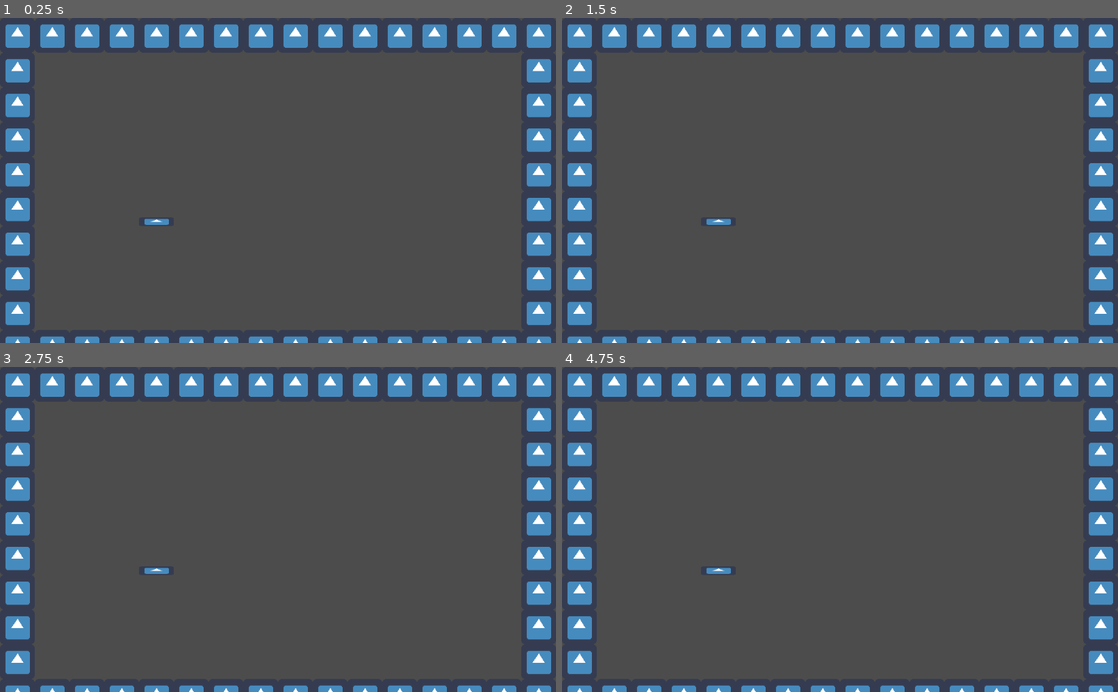
Above: before the commit, frames 1-4 (two rows, left to right).
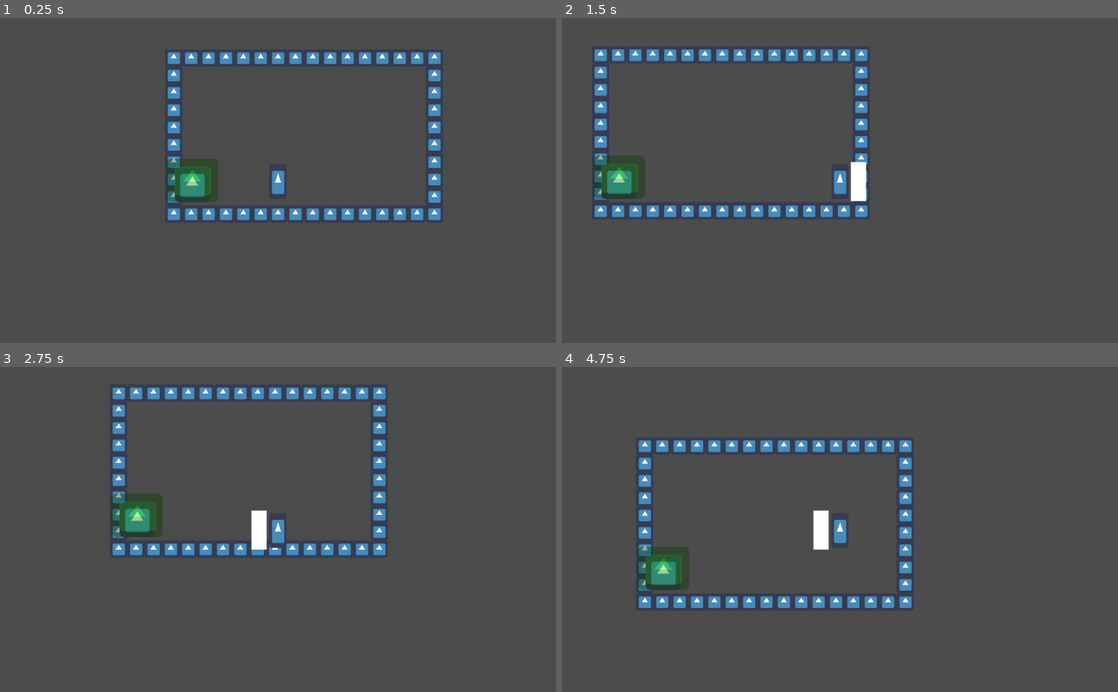
Above: after the commit, the same moments.

Repository: JacobMundy/06-Final-Project
Game: Godot game, scene res://TestingTileSet.tscn
Same seed, same stepped clock (60 frames per second), same inputs: the game is played once before the commit and once after it. This scene is started directly instead of the project's main scene. The engine's default icon, where the game draws it, is replaced by a stand-in: a white triangle on a blue panel in a dark square.
Inputs:
- Up to frame 1 (0.25 s): no input
- Up to frame 2 (1.5 s): hold D (Right) from 0.53 s (still down); tap J (Attack) at 0.6, 1.35 s; tap W (Jump) at 0.77 s
- Up to frame 3 (2.75 s): tap W (Jump) at 1.52 s; release D (Right) at 2.03 s; hold A (Left) from 2.03 s (still down); tap K (Shoot) at 2.1 s; tap J (Attack) at 2.3 s
- Up to frame 4 (4.75 s): release A (Left) at 2.78 s; hold D (Right) 2.78-4.28 s; tap J (Attack) at 2.85, 3.6, 4.55 s; tap W (Jump) at 3.02, 3.77, 4.52 s; hold A (Left) from 4.28 s (still down); tap K (Shoot) at 4.35 s

The runs differ from the first frame. In frame 1, 17% of the frame differs, in the area x 1-100%, y 1-100%; in frame 2, 17%; in frame 3, 16%; in frame 4, 17%.
Error before the commit: Invalid get index 'direction' (on base: 'null instance'). (res://Global.gd:15)

Commit message:
Dragon and Shield

Diff:
--- a/Game/Arrow/Arrow.gd
+++ b/Game/Arrow/Arrow.gd
@@ -12,5 +12,7 @@
 
 func _on_Area2D_body_entered(body):
 	if body.name != "Player" and body.name != "Arrow":
+		if body.name == "Dragon":
+			Global.damage()
 		print(body)
 		queue_free()
--- /dev/null
+++ b/Game/Dragon/Dragon.gd
@@ -0,0 +1,39 @@
+extends KinematicBody2D
+
+var start_pos = [Vector2(700,500),Vector2(300,500),Vector2(100,500),Vector2(500,500)]
+var shield_health = 3
+var shield_on = true
+
+var health = 3
+
+func _ready():
+	randomize()
+	rand_pos()
+
+func rand_pos():
+	var rand = randi()%4
+	position = start_pos[rand]
+
+func shield_hit():
+	if shield_on:
+		shield_health -= 1
+		$Shield.modulate.a = $Shield.modulate.a/2
+		rand_pos()
+	if shield_health == 0:
+		rand_pos()
+		$Shield/Sprite.visible = false
+		$Shield/CollisionPolygon2D.set_deferred("disabled", true)
+		$CollisionPolygon2D.set_deferred("disabled", false)
+		shield_on = false
+
+func damage():
+	health -= 1
+	rand_pos()
+	shield_on = true
+	$Shield/Sprite.visible = true
+	$Shield/CollisionPolygon2D.set_deferred("disabled", false)
+	$CollisionPolygon2D.set_deferred("disabled", true)
+	shield_health = 3
+	$Shield.modulate.a = $Shield.modulate.a*8
+	if health == 0:
+		queue_free()
--- a/Game/Global.gd
+++ b/Game/Global.gd
@@ -19,3 +19,11 @@
 	var Player = get_node_or_null("/root/Game/Player_Container/Player/Sprite")
 	position = Player.global_position
 	return position
+
+func shield_hit():
+	var Shield = get_node_or_null("/root/Game/Dragon")
+	Shield.shield_hit()
+
+func damage():
+	var Dragon = get_node_or_null("/root/Game/Dragon")
+	Dragon.damage()
--- a/Game/Levels/Level_1.tscn
+++ b/Game/Levels/Level_1.tscn
@@ -5,7 +5,7 @@
 [ext_resource path="res://Player_Container.gd" type="Script" id=3]
 [ext_resource path="res://TrapAreas.gd" type="Script" id=4]
 [ext_resource path="res://Exits.gd" type="Script" id=5]
-[ext_resource path="res://Levels/Arrow_Container.gd" type="Script" id=6]
+[ext_resource path="res://Arrow_Container.gd" type="Script" id=6]
 
 [sub_resource type="ConvexPolygonShape2D" id=3]
 points = PoolVector2Array( 64, 64, 0, 64, 0, 0, 64, 0 )
--- a/Game/Levels/Level_2.tscn
+++ b/Game/Levels/Level_2.tscn
@@ -30,6 +30,20 @@
 } ]
 0/z_index = 0
 
+[sub_resource type="GDScript" id=3]
+script/source = "extends Node2D
+onready var Arrow = load(\"res://Arrow/Arrow.tscn\")
+
+func _ready():
+	pass
+
+
+func create_arrow():
+	print(1)
+	var arrow = Arrow.instance()
+	add_child(arrow)
+"
+
 [node name="Game" type="Node2D"]
 
 [node name="World" type="TileMap" parent="."]
@@ -43,6 +57,9 @@
 position = Vector2( -136, -332 )
 script = ExtResource( 3 )
 
+[node name="Arrow_Container" type="Node2D" parent="."]
+script = SubResource( 3 )
+
 [node name="Killbox" type="Area2D" parent="."]
 script = ExtResource( 1 )
 
--- a/Game/Player/Player.gd
+++ b/Game/Player/Player.gd
@@ -202,3 +202,13 @@
 
 func die():
 	queue_free()
+
+
+func _on_AttackRight_body_entered(body):
+	if body.name == "Shield":
+		Global.shield_hit()
+
+
+func _on_AttackLeft_body_entered(body):
+	if body.name == "Shield":
+		Global.shield_hit()
--- a/Game/Player/Player.tscn
+++ b/Game/Player/Player.tscn
@@ -208,6 +208,8 @@
 margin_bottom = 132.5
 text = "Quit"
 
+[connection signal="body_entered" from="AttackRight" to="." method="_on_AttackRight_body_entered"]
+[connection signal="body_entered" from="AttackLeft" to="." method="_on_AttackLeft_body_entered"]
 [connection signal="timeout" from="AttackTimer1" to="." method="_on_AttackTimer1_timeout"]
 [connection signal="timeout" from="AttackCool" to="." method="_on_AttackCool_timeout"]
 [connection signal="timeout" from="AttackInt" to="." method="_on_AttackInt_timeout"]
--- a/Game/TestingTileSet.tscn
+++ b/Game/TestingTileSet.tscn
@@ -1,7 +1,9 @@
-[gd_scene load_steps=5 format=2]
+[gd_scene load_steps=7 format=2]
 
-[ext_resource path="res://Arrow/Arrow.gd" type="Script" id=1]
+[ext_resource path="res://Dragon/Dragon.gd" type="Script" id=1]
 [ext_resource path="res://icon.png" type="Texture" id=2]
+[ext_resource path="res://Player/Player.tscn" type="PackedScene" id=3]
+[ext_resource path="res://Arrow_Container.gd" type="Script" id=4]
 
 [sub_resource type="ConvexPolygonShape2D" id=1]
 points = PoolVector2Array( 64, 64, 0, 64, 0, 0, 64, 0 )
@@ -29,7 +31,7 @@
 } ]
 0/z_index = 0
 
-[node name="TestingTileSet" type="Node2D"]
+[node name="Game" type="Node2D"]
 
 [node name="TileMap" type="TileMap" parent="."]
 tile_set = SubResource( 2 )
@@ -37,21 +39,34 @@
 format = 1
 tile_data = PoolIntArray( 0, 0, 0, 1, 0, 0, 2, 0, 0, 3, 0, 0, 4, 0, 0, 5, 0, 0, 6, 0, 0, 7, 0, 0, 8, 0, 0, 9, 0, 0, 10, …(503 unchanged characters)…
 
-[node name="Arrow" type="Sprite" parent="."]
-position = Vector2( 288, 376 )
-scale = Vector2( 1, 0.25 )
-texture = ExtResource( 2 )
+[node name="Dragon" type="KinematicBody2D" parent="."]
 script = ExtResource( 1 )
 
-[node name="Area2D" type="Area2D" parent="Arrow"]
-position = Vector2( -288, -1504 )
-scale = Vector2( 1, 4 )
-collision_layer = 3
-collision_mask = 3
+[node name="Sprite" type="Sprite" parent="Dragon"]
+scale = Vector2( 2, 2 )
+texture = ExtResource( 2 )
 
-[node name="CollisionPolygon2D" type="CollisionPolygon2D" parent="Arrow/Area2D"]
-position = Vector2( 288, 376 )
-scale = Vector2( 1, 0.25 )
+[node name="CollisionPolygon2D" type="CollisionPolygon2D" parent="Dragon"]
+scale = Vector2( 2, 2 )
+polygon = PoolVector2Array( 32, -32, 32, 32, -32, 32, -32, -32, 31, -32 )
+disabled = true
+
+[node name="Shield" type="KinematicBody2D" parent="Dragon"]
+
+[node name="Sprite" type="Sprite" parent="Dragon/Shield"]
+modulate = Color( 0.172549, 1, 0, 0.392157 )
+position = Vector2( 0, -16 )
+scale = Vector2( 3, 2.5 )
+texture = ExtResource( 2 )
+
+[node name="CollisionPolygon2D" type="CollisionPolygon2D" parent="Dragon/Shield"]
+position = Vector2( 0, -16 )
+scale = Vector2( 3, 2.5 )
 polygon = PoolVector2Array( 32, -32, 32, 32, -32, 32, -32, -32, 31, -32 )
 
-[connection signal="body_entered" from="Arrow/Area2D" to="Arrow" method="_on_Area2D_body_entered"]
+[node name="Player_Container" type="Node2D" parent="."]
+
+[node name="Player" parent="Player_Container" instance=ExtResource( 3 )]
+
+[node name="Arrow_Container" type="Node2D" parent="."]
+script = ExtResource( 4 )
Renamed: Game/Levels/Arrow_Container.gd -> Game/Arrow_Container.gd
Not shown: 1 places in Game/Levels/Level_2.tscn that only renumber resources
